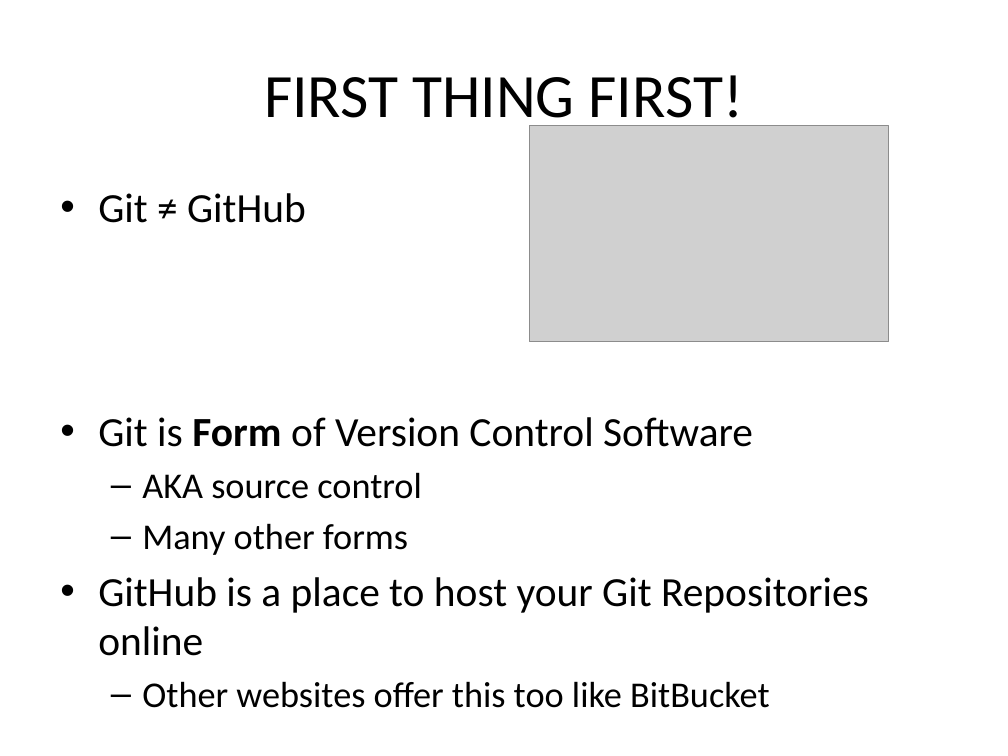
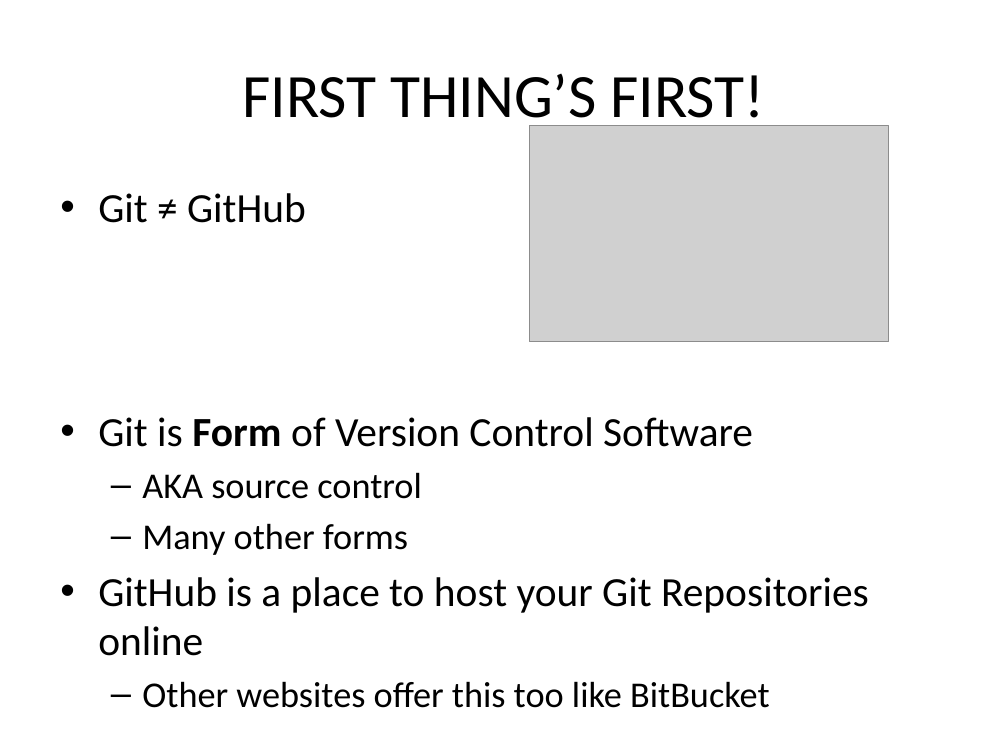
Before and after one commit to sjfricke/IEEE-Mini-Projects-UW-Madison, a slide deck: slide 2 of Tutorial/PowerPoint Versions/Git and using GitHub.pptx. Drawn at 1008x756 pixels with LibreOffice and Linux fonts; fonts in the diff are those of the drawing; grey boxes stand for pictures. Boxes give left, top, right and bottom in pixels: in the first picture for what was removed or moved away, otherwise in the second. Text is boxed around its words. In the diff, an @@ line names an element or a change of style, - is before the commit and + after.

```diff
--- a/Tutorial/PowerPoint Versions/Git and using GitHub.pptx
+++ b/Tutorial/PowerPoint Versions/Git and using GitHub.pptx
@@ title at (x1=242, y1=74, x2=764, y2=132): text changed @@
-FIRST THING FIRST!
+FIRST THING’S FIRST!
```
Also in this commit, not shown: 4 other slides changed, 3 other files.
